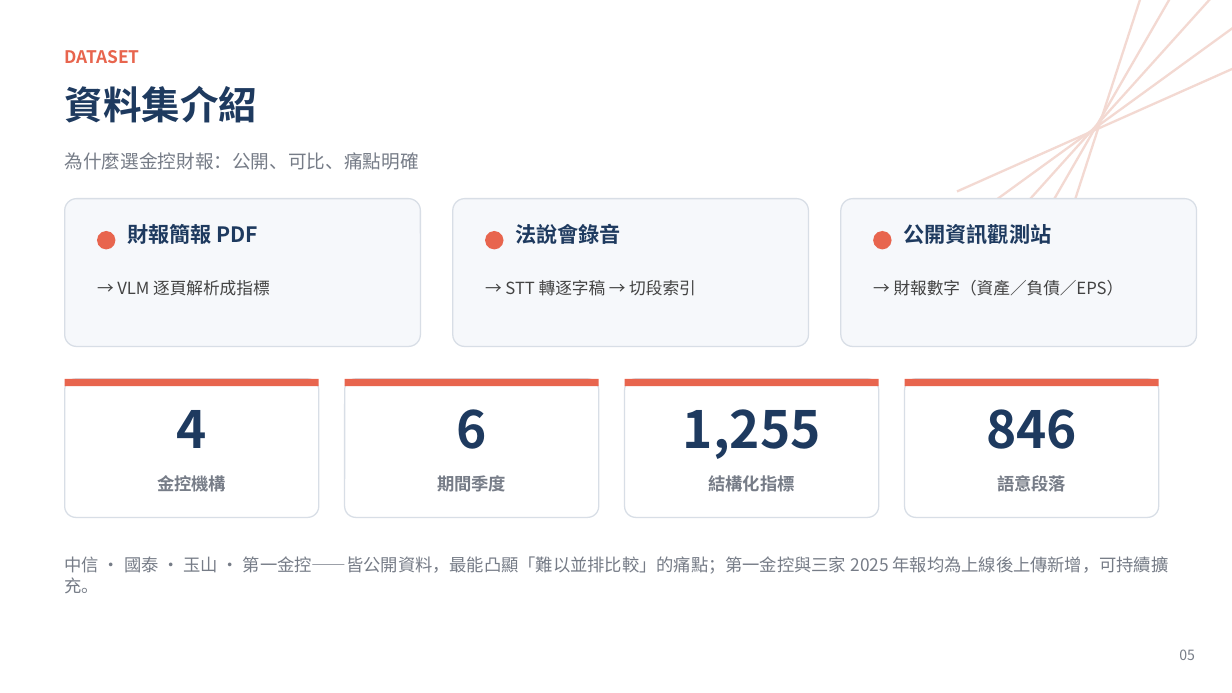
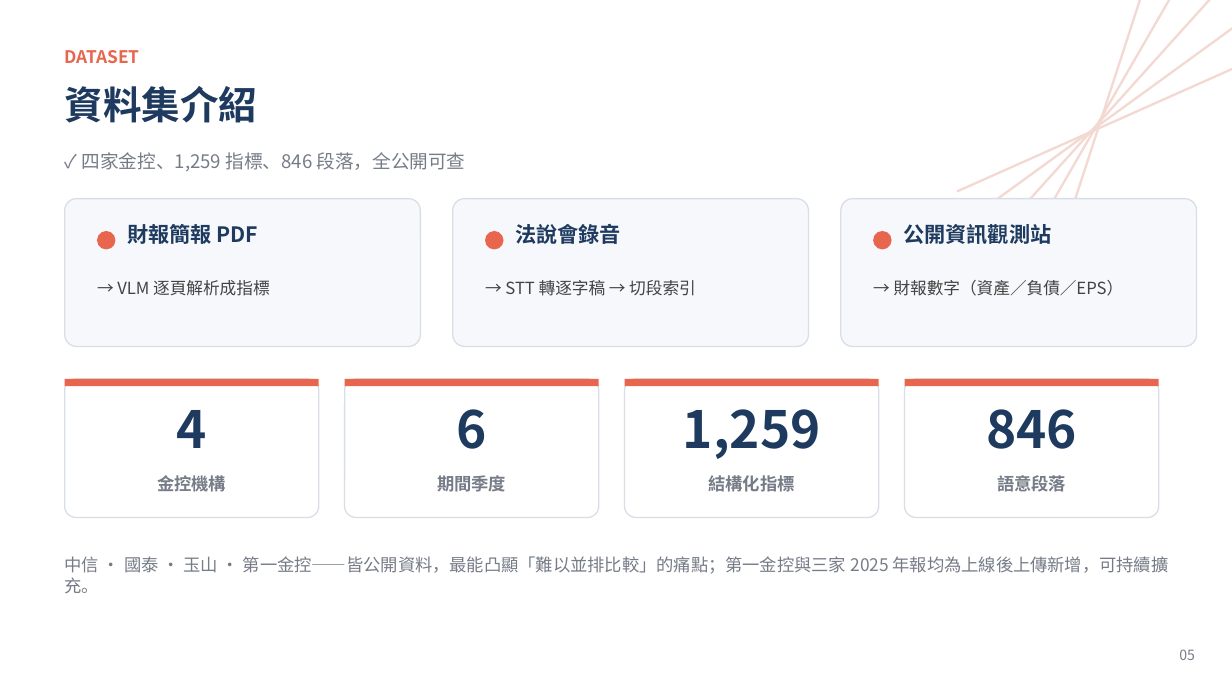
Before and after one commit to WangChiaChen/hybrid-rag-project, a slide deck: slide 5 of 簡報與文件/比賽簡報_升級版.pptx. Drawn at 1232x693 pixels with LibreOffice and Linux fonts; fonts in the diff are those of the drawing. Boxes give left, top, right and bottom in pixels: in the first picture for what was removed or moved away, otherwise in the second. Text is boxed around its words. In the diff, an @@ line names an element or a change of style, - is before the commit and + after.

```diff
--- a/簡報與文件/比賽簡報_升級版.pptx
+++ b/簡報與文件/比賽簡報_升級版.pptx
@@ text at (82, 152, 466, 171): text changed @@
-為什麼選金控財報：公開、可比、痛點明確
+✓ 四家金控、1,259 指標、846 段落，全公開可查
@@ text at (683, 409, 821, 459): text changed @@
-1,255
+1,259
```
Also in this commit, not shown: 17 other slides changed, 2 other files.
